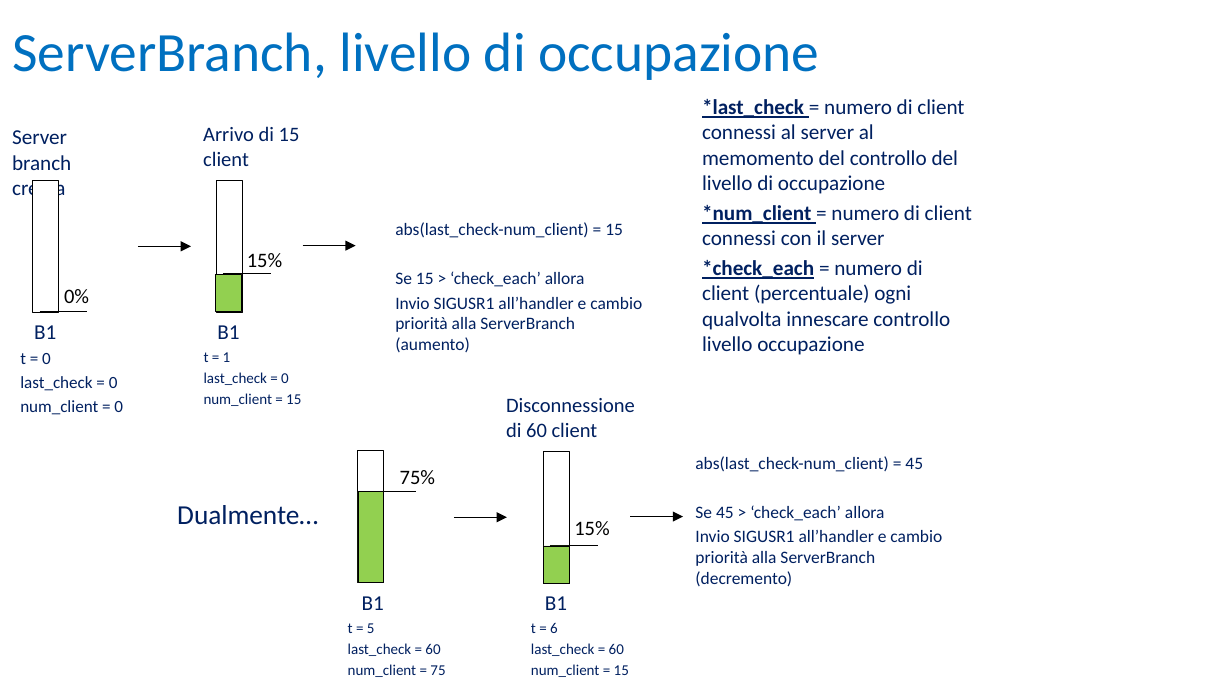
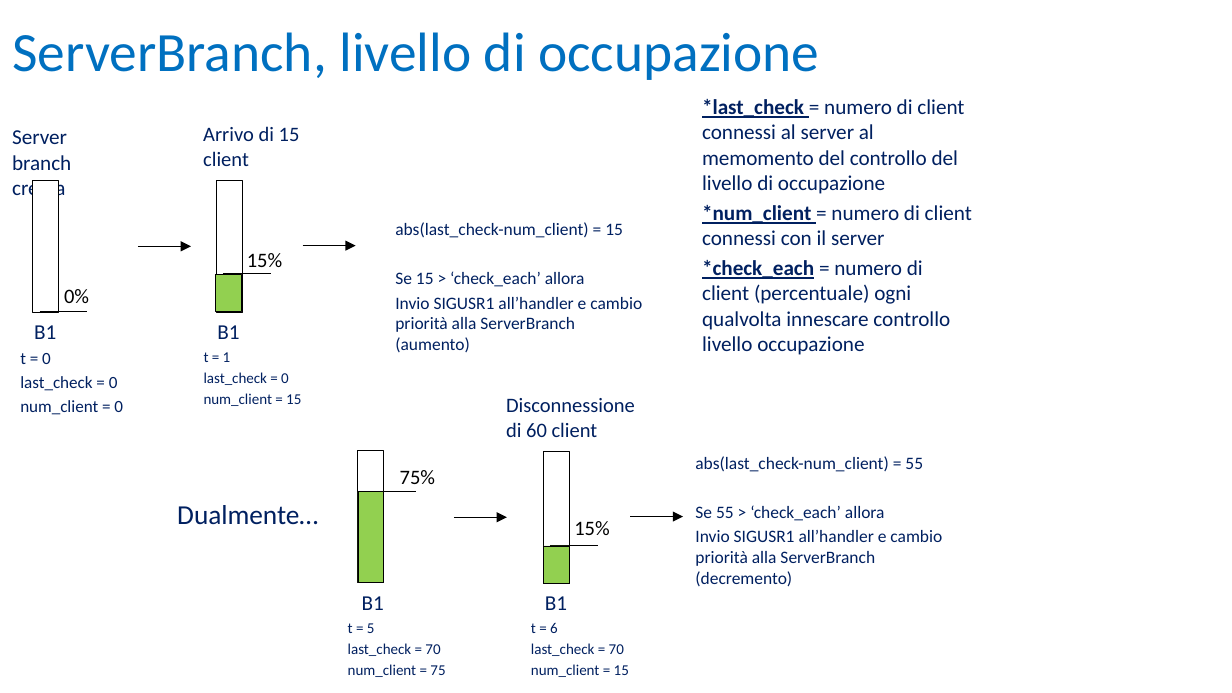
Before and after one commit to UltraLe/ServerWeb, a slide deck: slide 13 of RelazioneIIW.pptx. Drawn at 1232x693 pixels with LibreOffice and Linux fonts; fonts in the diff are those of the drawing; background and template pictures are left out. Boxes give left, top, right and bottom in pixels: in the first picture for what was removed or moved away, otherwise in the second. Text is boxed around its words. In the diff, an @@ line names an element or a change of style, - is before the commit and + after.

```diff
--- a/RelazioneIIW.pptx
+++ b/RelazioneIIW.pptx
@@ text at <box>695,456,923,521</box>: text changed @@
-abs(last_check-num_client) = 45
-Se 45 > ‘check_each’ allora
+abs(last_check-num_client) = 55
+Se 55 > ‘check_each’ allora
@@ text at <box>348,643,440,656</box>: text changed @@
-last_check = 60
+last_check = 70
@@ text at <box>531,643,624,656</box>: text changed @@
-last_check = 60
+last_check = 70
```
Also in this commit, not shown: 5 other slides changed, 3 slides added, 3 slides removed.
